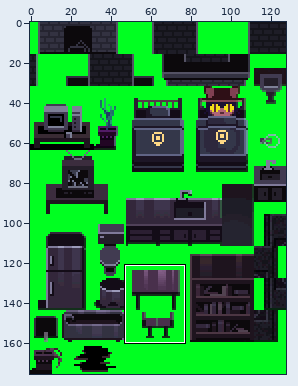
Two versions of one sprite sheet, src/gfx/tileset_house_fg.png. The picture above shows the old version from afar; the outline marks the close-up.
Close-up. As it was:
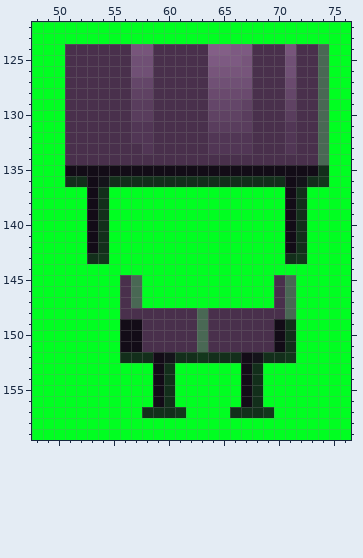
The file is 128x176 pixels. Colours within 5 levels of each other are drawn and written as one. Shown: x 48..76, y 122..159. The commit also changed other parts of the picture, which this record leaves out.
The same view after the edit:
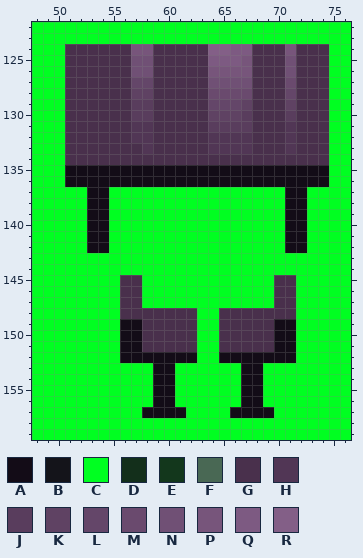
Palette (. is transparent): A #130c17  B #14141a  C #00ff21  D #132f1b  E #13371c  F #496854  G #49304c  H #513655  J #593d5d  K #5f4263  L #644669  M #6a4a6e  N #705075  P #77557b  Q #7d5a82  R #835f87
The exact change:
y 124..134: x 74 F -> G
y 135: x 74 D -> A
y 136: x 51..52 DD -> AA; x 54..70 BDDDDDDDDDDDDDDDD -> AAAAAAAAAAAAAAAAA; x 72..74 BDE -> AAA
y 137..142: x 54 D -> A; x 72 D -> A
y 143: x 53..54 DE -> CC; x 71..72 DE -> CC
y 145..147: x 57 F -> G; x 71 F -> G
y 148: x 63..64 FG -> CC; x 71 F -> G
y 149..151: x 63..64 FG -> CC; x 71 D -> A
y 152: x 56..58 DDD -> AAA; x 60..66 BDDEDDD -> AAACCAA; x 68..71 BDDE -> AAAA
y 153..156: x 60 D -> A; x 68 D -> A
y 157: x 58..61 DDDE -> AAAA; x 66..69 DDDE -> AAAA
Changed places in both close-ups, as pixel boxes (x1, y1, x2, y2):
changed: (65, 44, 329, 418)
